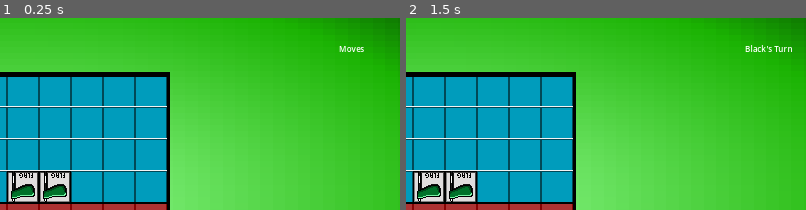
Above: before the commit, frames 1-2 (left to right).
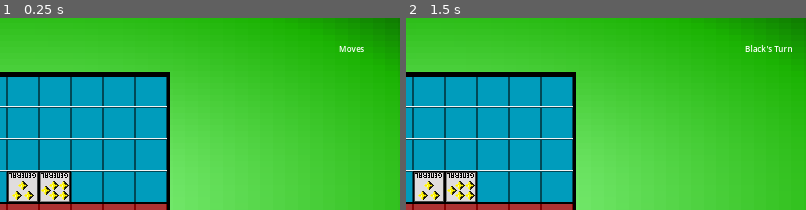
Above: after the commit, the same moments.

Repository: Forther04/Game-Of-The-Generals
Game: Godot game, scene res://Scene/Main.tscn
The game is run twice, just before and just after one commit, with the same random seed, the same clock (stepped at 60 frames per second) and the same inputs.
Inputs (mouse positions are % of the whole screen's width and height, from its top left):
- Up to frame 1 (0.25 s): no input
- Up to frame 2 (1.5 s): click (50, 79) at 0.52 s; click (50, 79) at 1.27 s
The pictures show only the part of the screen within x 47-97%, y 2-52%; the shares and areas given below are measured in that part.

The runs differ from the first frame. In frame 1, 1.3% of the frame differs, in the area x 2-18%, y 79-96%; in frame 2, 1.3%.

Commit message:
Capturing System done

Diff:
--- a/Scene/Main.tscn
+++ b/Scene/Main.tscn
@@ -216,9 +216,11 @@
 
 [node name="White" parent="Pieces" instance=ExtResource("6_dgshr")]
 position = Vector2(800, 352)
+pieces = 3
 
 [node name="White2" parent="Pieces" instance=ExtResource("6_dgshr")]
 position = Vector2(864, 352)
+pieces = 1
 
 [node name="Label" type="Label" parent="."]
 layout_mode = 1
--- a/Scene/Pieces/Black/Black_Piece.tscn
+++ b/Scene/Pieces/Black/Black_Piece.tscn
@@ -235,10 +235,11 @@
 
 [node name="Black_Main_Area" type="Area2D" parent="." groups=["Black_Area"]]
 collision_layer = 2
-collision_mask = 0
+collision_mask = 2
 
 [node name="CollisionShape2D" type="CollisionShape2D" parent="Black_Main_Area"]
 shape = SubResource("RectangleShape2D_p61ox")
+debug_color = Color(0.932128, 2.64719e-05, 0.649991, 0.42)
 
 [connection signal="pressed" from="Main" to="." method="_on_main_pressed"]
 [connection signal="pressed" from="Choices/Top" to="." method="_on_top_pressed"]
@@ -246,3 +247,4 @@
 [connection signal="pressed" from="Choices/Left" to="." method="_on_left_pressed"]
 [connection signal="pressed" from="Choices/Right" to="." method="_on_right_pressed"]
 [connection signal="area_entered" from="Choices/Right/Right" to="." method="_on_right_area_entered"]
+[connection signal="area_entered" from="Black_Main_Area" to="." method="_on_black_main_area_area_entered"]
--- a/Scene/Pieces/White.tscn
+++ b/Scene/Pieces/White.tscn
@@ -237,7 +237,7 @@
 
 [node name="White_Main_Area" type="Area2D" parent="." groups=["White_area"]]
 collision_layer = 2
-collision_mask = 0
+collision_mask = 2
 
 [node name="CollisionShape2D" type="CollisionShape2D" parent="White_Main_Area"]
 shape = SubResource("RectangleShape2D_p61ox")
@@ -248,3 +248,4 @@
 [connection signal="pressed" from="Choices/Left" to="." method="_on_left_pressed"]
 [connection signal="pressed" from="Choices/Right" to="." method="_on_right_pressed"]
 [connection signal="area_entered" from="Choices/Right/Right" to="." method="_on_right_area_entered"]
+[connection signal="area_entered" from="White_Main_Area" to="." method="_on_white_main_area_area_entered"]
--- a/Script/Black Pieces/Black.gd
+++ b/Script/Black Pieces/Black.gd
@@ -6,10 +6,11 @@
 @export var left_area : Area2D
 @export var top_area : Area2D
 @export var bottom_area : Area2D
+@export var check_interval = 0.2
 var off : bool = false
 var black_piece_area
 var check_timer = 0.0
-@export var check_interval = 0.2
+var piece_strengt : int
 
 enum piece {Flag,General_5,General_4,General_3,General_2,General_1, Colonel, LT_Colonel, Major, Captain, Lieut_1, Lieut_2, Sergeant, Spy, Private, Questionmark}
 
@@ -25,59 +26,74 @@
 		overlapping()
 		player_move()
 
+
 func player_move(): #Detect if it's black current move
 	if Global.who_moves == true:
 		$Main.hide()
 	else:
 		$Main.show()
 
-
 func change_piece(): #Changes the piece type
 	if pieces == 0:
 		self.region_rect = Rect2(0,0,32,32)
 		self.name = "Flag"
+		piece_strengt = 1
 	if pieces == 1:
 		self.region_rect = Rect2(34,0,32,32)
 		self.name = "5_General"
+		piece_strengt = 14
 	if pieces == 2:
 		self.region_rect = Rect2(68,0,32,32)
 		self.name = "4_General"
+		piece_strengt = 13
 	if pieces == 3:
 		self.region_rect = Rect2(102,0,32,32)
 		self.name = "3_General"
+		piece_strengt = 12
 	if pieces == 4:
 		self.region_rect = Rect2(136,0,32,32)
 		self.name = "2_General"
+		piece_strengt = 11
 	if pieces == 5:
 		self.region_rect = Rect2(170,0,32,32)
 		self.name = "1_General"
+		piece_strengt = 10
 	if pieces == 6:
 		self.region_rect = Rect2(34,34,32,32)
 		self.name = "Colonel"
+		piece_strengt = 9
 	if pieces == 7:
 		self.region_rect = Rect2(68,34,32,32)
 		self.name = "LT_Colonel"
+		piece_strengt = 8
 	if pieces == 8:
 		self.region_rect = Rect2(102,34,32,32)
 		self.name = "Major"
+		piece_strengt = 7
 	if pieces == 9:
 		self.region_rect = Rect2(34,68,32,32)
 		self.name = "Captain"
+		piece_strengt = 6
 	if pieces == 10:
 		self.region_rect = Rect2(68,68,32,32)
 		self.name = "Lieut_1"
+		piece_strengt = 5
 	if pieces == 11:
 		self.region_rect = Rect2(102,68,32,32)
 		self.name = "Lieut_2"
+		piece_strengt = 4
 	if pieces == 12:
 		self.region_rect = Rect2(34,102,32,32)
 		self.name = "Sergeant"
+		piece_strengt = 3
 	if pieces == 13:
 		self.region_rect = Rect2(68,102,32,32)
 		self.name = "Spy"
+		piece_strengt = 15
 	if pieces == 14:
 		self.region_rect = Rect2(102,102,32,32)
 		self.name = "Private"
+		piece_strengt = 2
 	if pieces == 15:
 		self.region_rect = Rect2(0,68,32,32)
 		self.name = "?"
@@ -94,6 +110,7 @@
 		elif off == true:
 			$Choices.hide()
 			off = false
+
 
 func overlapping():
 	var right = right_area.get_overlapping_areas()
@@ -138,8 +155,7 @@
 
 
 
-
-
+#Move the piece __________________________
 func _on_top_pressed() -> void:
 	$".".position += Vector2(0, -64)
 	off = false
@@ -160,3 +176,17 @@
 	off = false
 	$Choices.hide()
 	Global.who_moves = true
+#__________________________________________
+
+
+func _on_black_main_area_area_entered(area: Area2D) -> void:
+	var black = $Black_Main_Area.get_overlapping_areas()
+	for i in black:
+		if i.is_in_group("White_area"):
+			if $Black_Main_Area.overlaps_area(i):
+				Global.black_strength = piece_strengt
+				print("Black overlaped with:", i)
+				if Global.black_strength > Global.white_strength:
+					pass
+				elif Global.black_strength <= Global.white_strength:
+					queue_free()
--- a/Script/Global.gd
+++ b/Script/Global.gd
@@ -4,3 +4,22 @@
 var who_moves : bool = false #False = black, True = white
 var white_player :bool = false #White player
 var black_player :bool = false #Black palyer
+
+var black_strength : int
+var white_strength : int
+
+const SPY : int = 15
+const GENERAL_5 : int = 14
+const GENERAL_4 : int = 13
+const GENERAL_3 : int = 12
+const GENERAL_2 : int = 11
+const GENERAL_1 : int = 10
+const COLONEL : int = 9
+const LT_COLONEL : int = 8
+const MAJOR : int = 7
+const CAPTAIN : int = 6
+const LIEUT_1 : int = 5
+const LIEUT_2 : int = 4
+const SERGEANT : int = 3
+const PRIVATE : int = 2
+const FLAG : int = 1
--- a/Script/Main.gd
+++ b/Script/Main.gd
@@ -14,7 +14,6 @@
 	if check_timer >= check_interval:
 		check_timer = 0
 		change_who_moves()
-		print("Change")
 
 func change_who_moves():
 	if Global.who_moves == false:
--- a/Script/White Pieces/White.gd
+++ b/Script/White Pieces/White.gd
@@ -6,10 +6,11 @@
 @export var left_area : Area2D
 @export var top_area : Area2D
 @export var bottom_area : Area2D
+@export var check_interval = 0.2
 var off : bool = false
 var black_piece_area
 var check_timer = 0.0
-@export var check_interval = 0.2
+var piece_strength : int
 
 enum piece {Flag,General_5,General_4,General_3,General_2,General_1, Colonel, LT_Colonel, Major, Captain, Lieut_1, Lieut_2, Sergeant, Spy, Private, Questionmark}
 
@@ -26,6 +27,7 @@
 		player_move()
 
 
+
 func player_move(): #Detect if it's white current move
 	if Global.who_moves == false:
 		$Main.hide()
@@ -36,51 +38,67 @@
 	if pieces == 0:
 		self.region_rect = Rect2(0,0,32,32)
 		self.name = "Flag"
+		piece_strength = 1
 	if pieces == 1:
 		self.region_rect = Rect2(34,0,32,32)
 		self.name = "5_General"
+		piece_strength = 14
 	if pieces == 2:
 		self.region_rect = Rect2(68,0,32,32)
 		self.name = "4_General"
+		piece_strength = 13
 	if pieces == 3:
 		self.region_rect = Rect2(102,0,32,32)
 		self.name = "3_General"
+		piece_strength = 12
 	if pieces == 4:
 		self.region_rect = Rect2(136,0,32,32)
 		self.name = "2_General"
+		piece_strength = 11
 	if pieces == 5:
 		self.region_rect = Rect2(170,0,32,32)
 		self.name = "1_General"
+		piece_strength = 10
 	if pieces == 6:
 		self.region_rect = Rect2(34,34,32,32)
 		self.name = "Colonel"
+		piece_strength = 9
 	if pieces == 7:
 		self.region_rect = Rect2(68,34,32,32)
 		self.name = "LT_Colonel"
+		piece_strength = 8
 	if pieces == 8:
 		self.region_rect = Rect2(102,34,32,32)
 		self.name = "Major"
+		piece_strength = 7
 	if pieces == 9:
 		self.region_rect = Rect2(34,68,32,32)
 		self.name = "Captain"
+		piece_strength = 6
 	if pieces == 10:
 		self.region_rect = Rect2(68,68,32,32)
 		self.name = "Lieut_1"
+		piece_strength = 5
 	if pieces == 11:
 		self.region_rect = Rect2(102,68,32,32)
 		self.name = "Lieut_2"
+		piece_strength = 4
 	if pieces == 12:
 		self.region_rect = Rect2(34,102,32,32)
 		self.name = "Sergeant"
+		piece_strength = 3
 	if pieces == 13:
 		self.region_rect = Rect2(68,102,32,32)
 		self.name = "Spy"
+		piece_strength = 15
 	if pieces == 14:
 		self.region_rect = Rect2(102,102,32,32)
 		self.name = "Private"
+		piece_strength = 2
 	if pieces == 15:
 		self.region_rect = Rect2(0,68,32,32)
 		self.name = "?"
+		$".".rotation_degrees = 180
 
 
 #Check if the piece is selected
@@ -159,3 +177,16 @@
 	off = false
 	$Choices.hide()
 	Global.who_moves = false
+
+
+func _on_white_main_area_area_entered(area: Area2D) -> void:
+	var white = $White_Main_Area.get_overlapping_areas()
+	for i in white:
+		if i.is_in_group("Black_Area"):
+			if $White_Main_Area.overlaps_area(i):
+				Global.white_strength = piece_strength
+				print("White overlaped with:", i)
+				if Global.black_strength < Global.white_strength:
+					pass
+				elif Global.black_strength >= Global.white_strength:
+					queue_free()
